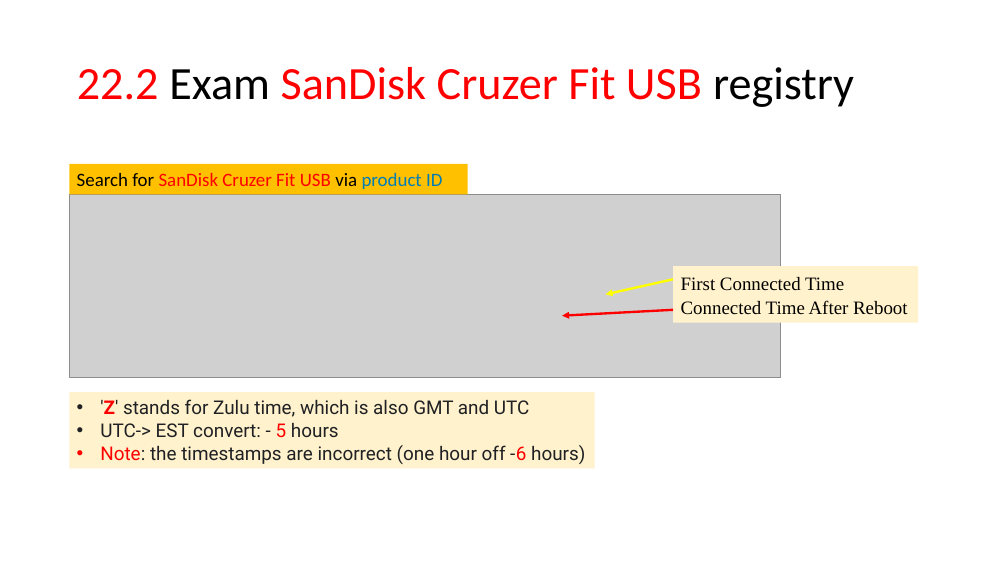
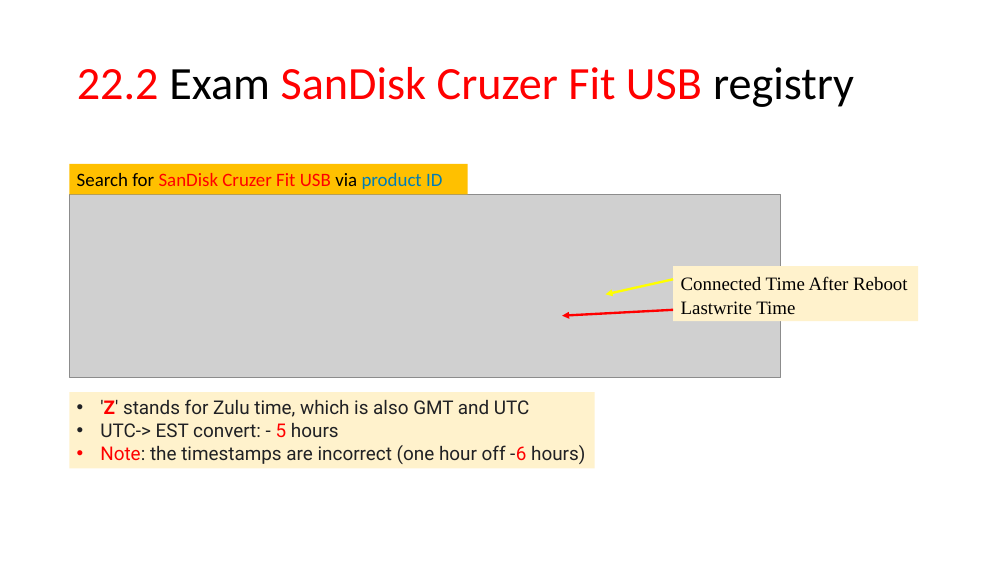
Before and after one commit to frankwxu/digital-forensics-lab, a slide deck: slide 24 of NIST_Data_Leakage_Case/NIST_Data_Leakage_04_Email_USB.pptx (slide 22 before the commit). Drawn at 1008x567 pixels with LibreOffice and Linux fonts; fonts in the diff are those of the drawing; grey boxes stand for pictures; background and template pictures are left out. Boxes give left, top, right and bottom in pixels: in the first picture for what was removed or moved away, otherwise in the second. Text is boxed around its words. In the diff, an @@ line names an element or a change of style, - is before the commit and + after.

```diff
--- a/NIST_Data_Leakage_Case/NIST_Data_Leakage_04_Email_USB.pptx
+++ b/NIST_Data_Leakage_Case/NIST_Data_Leakage_04_Email_USB.pptx
@@ text in rectangle at bbox=[681, 277, 844, 291]: paragraph removed @@
-First Connected Time
@@ text in rectangle at bbox=[681, 301, 795, 315]: paragraph added @@
+Lastwrite Time
```
Also in this commit, not shown: 15 other slides changed, 2 slides added, 10 other files.
